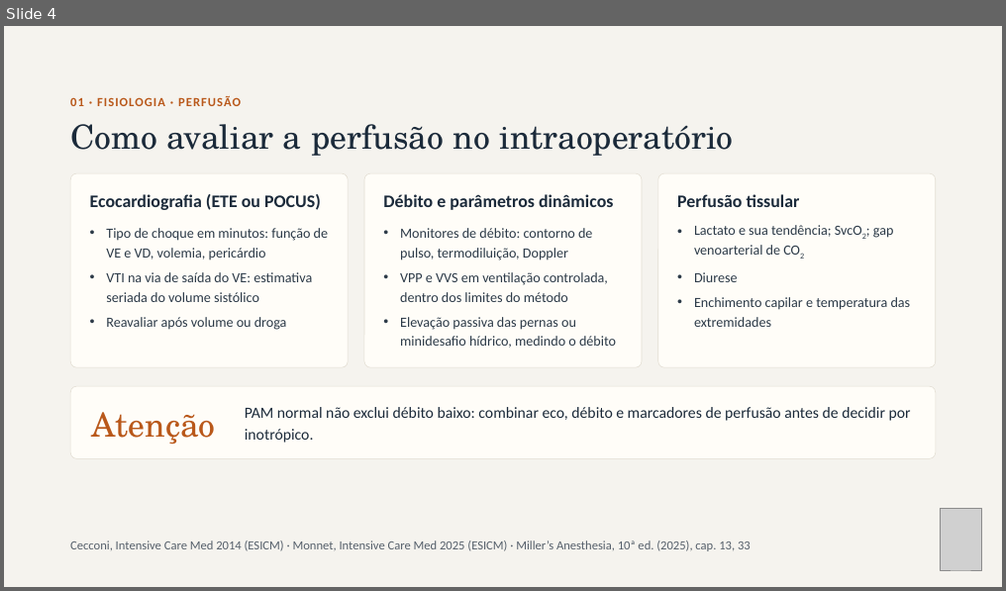
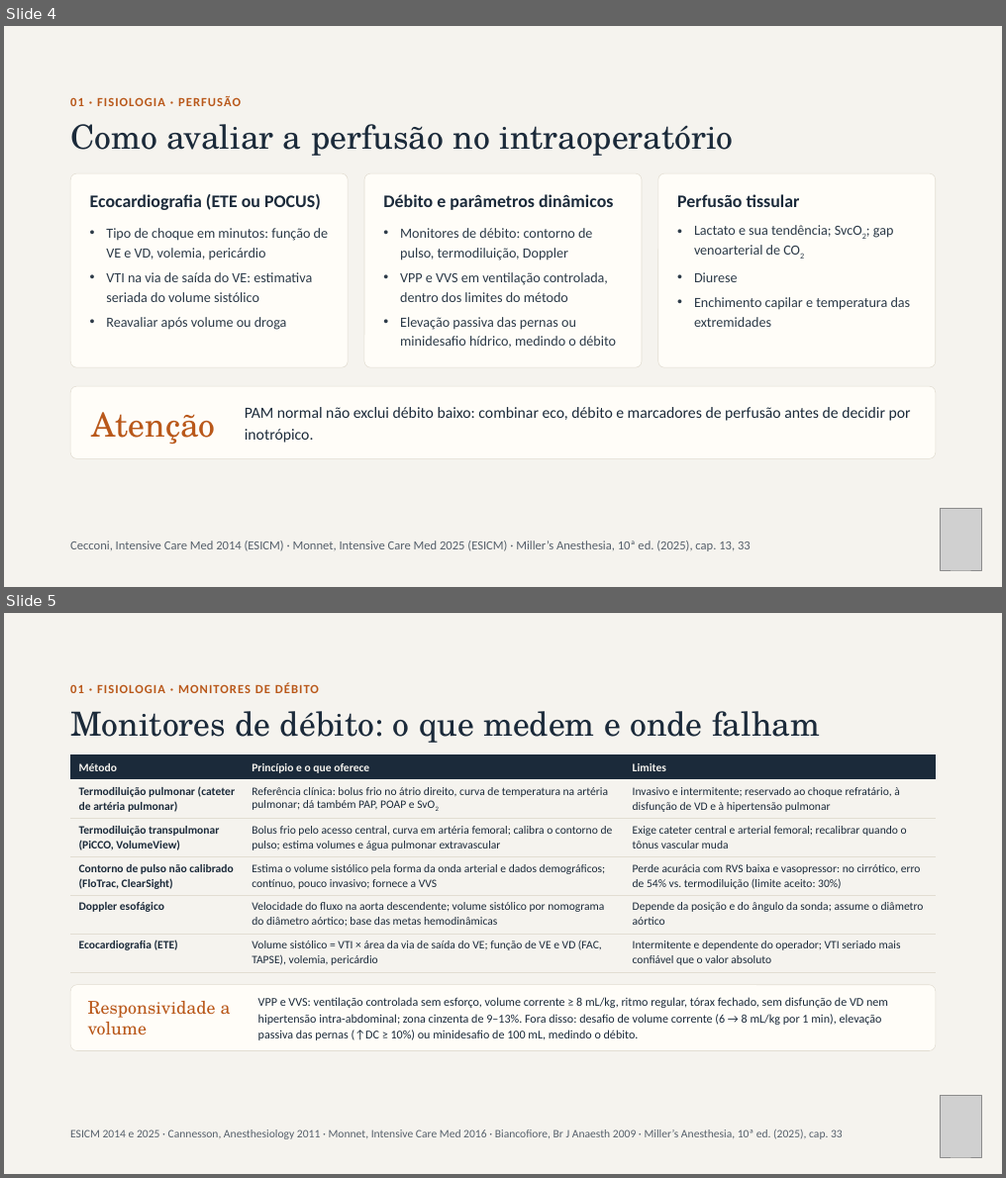
Before and after one commit to brunomoraesdubois-bit/Bruno, a slide deck: apresentacao/Aminas_Vasoativas.pptx. Shown one above the other, each under a label of ours: slide 4 before the commit, slides 4 and 5 after it. The pictures are 1006x591 and 1006x1178 pixels, drawn with LibreOffice and Linux fonts; fonts in the diff are those of the drawing; grey boxes stand for pictures. Boxes give left, top, right and bottom in pixels: in the first picture for what was removed or moved away, otherwise in the second. Text is boxed around its words. In the diff, an @@ line names an element or a change of style, - is before the commit and + after.

```diff
--- a/apresentacao/Aminas_Vasoativas.pptx
+++ b/apresentacao/Aminas_Vasoativas.pptx
@@ slide 5 added at bbox=[4, 613, 1002, 1174], background #F5F3EE @@
@@ text added at bbox=[70, 682, 319, 693], 12 pt, text #B9581A, bold @@
+01 · FISIOLOGIA · MONITORES DE DÉBITO
@@ title added at bbox=[70, 711, 820, 743], 32 pt, text #1B2A3A @@
+Monitores de débito: o que medem e onde falham
@@ table added at bbox=[70, 755, 936, 969], 6 rows, 3 columns @@
+Método | Princípio e o que oferece | Limites
+Termodiluição pulmonar (cateter de artéria pulmonar) | Referência clínica: bolus frio no átrio direito, curva de temperatura na artéria pulmonar; dá também PAP, POAP e SvO2 | Invasivo e intermitente; reservado ao choque refratário, à disfunção de VD e à hipertensão pulmonar
+Termodiluição transpulmonar (PiCCO, VolumeView) | Bolus frio pelo acesso central, curva em artéria femoral; calibra o contorno de pulso; estima volumes e água pulmonar extravascular | Exige cateter central e arterial femoral; recalibrar quando o tônus vascular muda
+Contorno de pulso não calibrado (FloTrac, ClearSight) | Estima o volume sistólico pela forma da onda arterial e dados demográficos; contínuo, pouco invasivo; fornece a VVS | Perde acurácia com RVS baixa e vasopressor: no cirrótico, erro de 54% vs. termodiluição (limite aceito: 30%)
+Doppler esofágico | Velocidade do fluxo na aorta descendente; volume sistólico por nomograma do diâmetro aórtico; base das metas hemodinâmicas | Depende da posição e do ângulo da sonda; assume o diâmetro aórtico
+Ecocardiografia (ETE) | Volume sistólico = VTI × área da via de saída do VE; função de VE e VD (FAC, TAPSE), volemia, pericárdio | Intermitente e dependente do operador; VTI seriado mais confiável que o valor absoluto
@@ rounded rectangle added at bbox=[70, 985, 936, 1051], fill #FFFDF8, outline #E2DDD2 0.5 pt @@
@@ text added at bbox=[258, 997, 888, 1041], 11.5 pt, text #1B2A3A @@
+VPP e VVS: ventilação controlada sem esforço, volume corrente ≥ 8 mL/kg, ritmo regular, tórax fechado, sem disfunção de VD nem hipertensão intra-abdominal; zona cinzenta de 9–13%. Fora disso: desafio de volume corrente (6 → 8 mL/kg por 1 min), elevação passiva das pernas (↑DC ≥ 10%) ou minidesafio de 100 mL, medindo o débito.
@@ text added at bbox=[88, 1001, 231, 1036], 17 pt, text #B9581A @@
+Responsividade a volume
@@ picture added at bbox=[940, 1096, 982, 1158] @@
@@ text added at bbox=[70, 1130, 843, 1140], 11 pt, text #56606B @@
+ESICM 2014 e 2025 · Cannesson, Anesthesiology 2011 · Monnet, Intensive Care Med 2016 · Biancofiore, Br J Anaesth 2009 · Miller’s Anesthesia, 10ª ed. (2025), cap. 33
```
Also in this commit, not shown: 1 slide changed, 21 other files.
